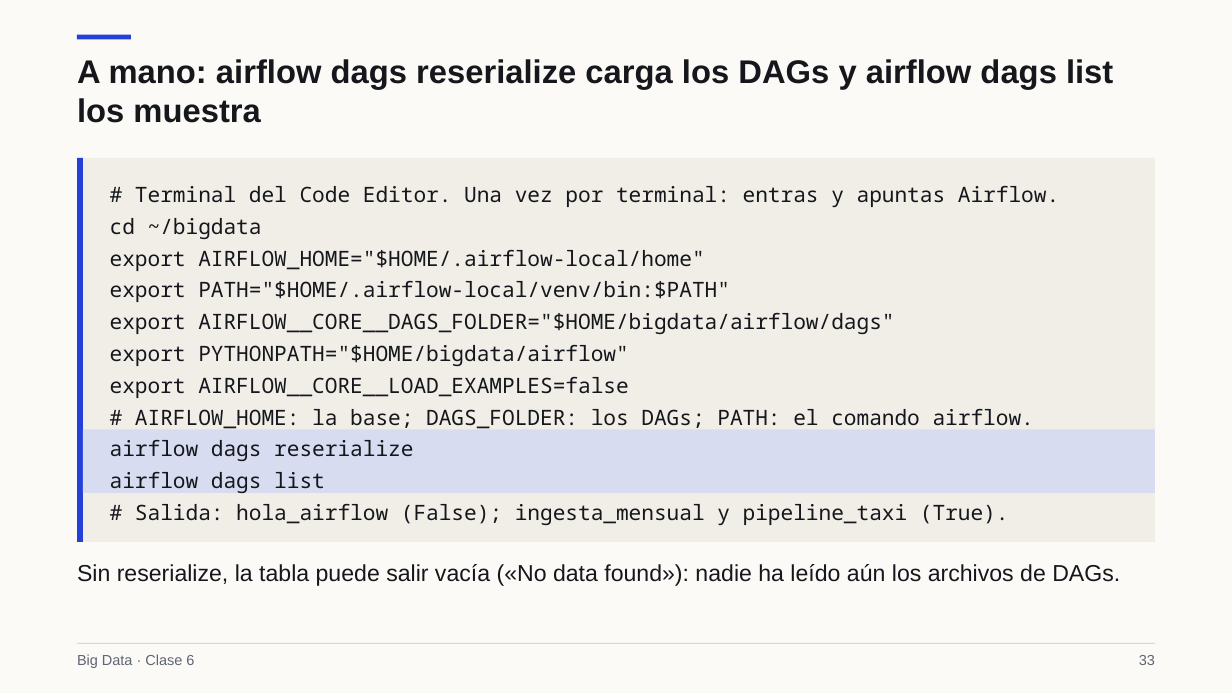
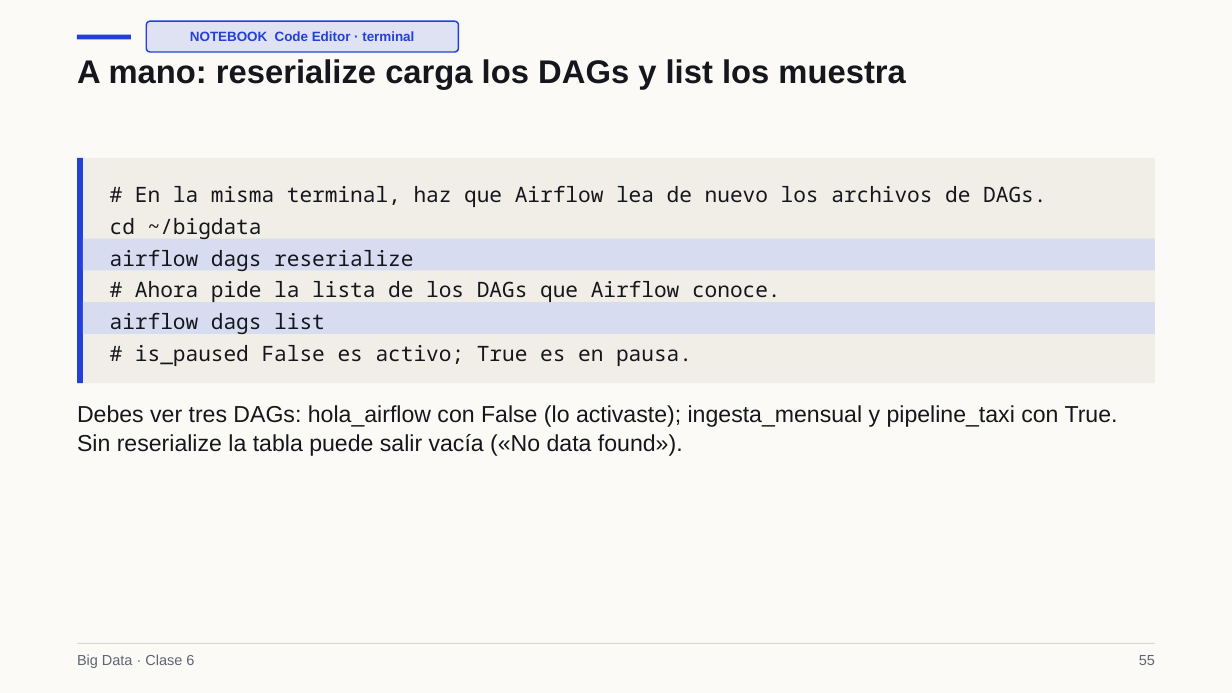
Before and after one commit to Apaezc/bigdata-udem-2026, a slide deck: slide 55 of curso/clase06/deck/slides.pptx (slide 33 before the commit). Drawn at 1232x693 pixels with LibreOffice and Linux fonts; fonts in the diff are those of the drawing. Boxes give left, top, right and bottom in pixels: in the first picture for what was removed or moved away, otherwise in the second. Text is boxed around its words. In the diff, an @@ line names an element or a change of style, - is before the commit and + after.

```diff
--- a/curso/clase06/deck/slides.pptx
+++ b/curso/clase06/deck/slides.pptx
@@ rounded rectangle added at (146,21,458,52), fill #DFE2F2, outline #2340D8 1.12 pt @@
@@ text at (77,59,905,90): text changed @@
-A mano: airflow dags reserialize carga los DAGs y airflow dags list los muestra
+A mano: reserialize carga los DAGs y list los muestra
@@ text added at (190,31,414,41), 10.5 pt, text #2340D8, bold @@
+NOTEBOOK Code Editor · terminal
@@ rectangle: place and size @@
-rectangle at (77,158,1155,543)
+rectangle at (77,158,1155,384)
@@ rectangle: place and size @@
-rectangle at (77,158,82,543)
+rectangle at (77,158,82,384)
@@ text at (135,186,1046,207): text changed @@
-# Terminal del Code Editor. Una vez por terminal: entras y apuntas Airflow.
+# En la misma terminal, haz que Airflow lea de nuevo los archivos de DAGs.
@@ rectangle: place and size @@
-rectangle at (83,430,1155,461)
+rectangle at (83,238,1155,270)
@@ text at (110,250,1034,429): paragraphs removed @@
-export AIRFLOW_HOME="$HOME/.airflow-local/home"
-export PATH="$HOME/.airflow-local/venv/bin:$PATH"
-export AIRFLOW__CORE__DAGS_FOLDER="$HOME/bigdata/airflow/dags"
-export PYTHONPATH="$HOME/bigdata/airflow"
-export AIRFLOW__CORE__LOAD_EXAMPLES=false
-# AIRFLOW_HOME: la base; DAGS_FOLDER: los DAGs; PATH: el comando airflow.
@@ text at (135,281,781,303): paragraph added @@
+# Ahora pide la lista de los DAGs que Airflow conoce.
@@ rectangle: place and size @@
-rectangle at (83,461,1155,493)
+rectangle at (83,302,1155,334)
@@ text at (135,345,692,366): text changed @@
-# Salida: hola_airflow (False); ingesta_mensual y pipeline_taxi (True).
+# is_paused False es activo; True es en pausa.
@@ text at (77,405,1118,456): text changed @@
-Sin reserialize, la tabla puede salir vacía («No data found»): nadie ha leído aún los archivos de DAGs.
+Debes ver tres DAGs: hola_airflow con False (lo activaste); ingesta_mensual y pipeline_taxi con True. Sin reserialize la tabla puede salir vacía («No data found»).
@@ text at (1139,655,1155,665): text changed @@
-33
+55
```
Also in this commit, not shown: 39 other slides changed, 41 slides added, 3 slides removed, 5 other files.
